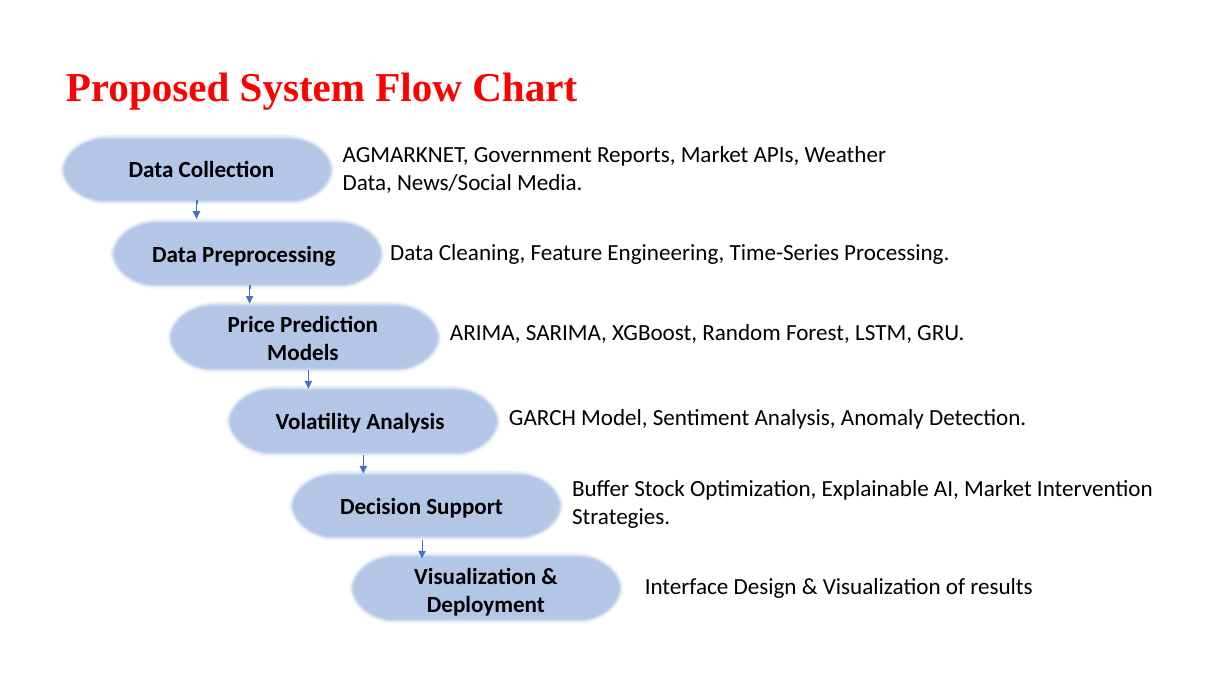
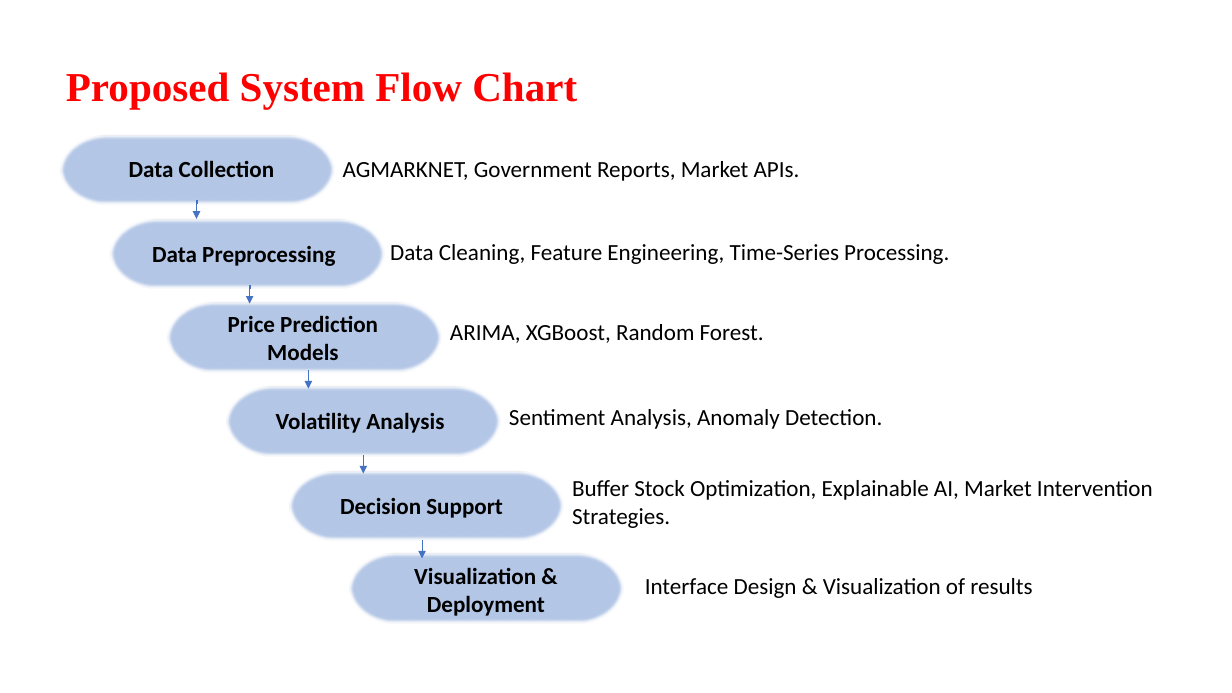
Before and after one commit to Aashif786/Price-Prediction-Model-for-Agricultural-Products, a slide deck: slide 9 of ppts/2.pptx (slide 10 before the commit). Drawn at 1232x693 pixels with LibreOffice and Linux fonts; fonts in the diff are those of the drawing; background and template pictures are left out. Boxes give left, top, right and bottom in pixels: in the first picture for what was removed or moved away, otherwise in the second. Text is boxed around its words. In the diff, an @@ line names an element or a change of style, - is before the commit and + after.

```diff
--- a/ppts/2.pptx
+++ b/ppts/2.pptx
@@ text at (343, 161, 800, 181): text changed @@
-AGMARKNET, Government Reports, Market APIs, Weather Data, News/Social Media.
+AGMARKNET, Government Reports, Market APIs.
@@ text at (450, 324, 764, 343): text changed @@
-ARIMA, SARIMA, XGBoost, Random Forest, LSTM, GRU.
+ARIMA, XGBoost, Random Forest.
@@ text at (509, 409, 882, 429): text changed @@
-GARCH Model, Sentiment Analysis, Anomaly Detection.
+Sentiment Analysis, Anomaly Detection.
```
Also in this commit, not shown: 4 other slides changed, 2 slides added, 1 slide removed, 28 other files.
